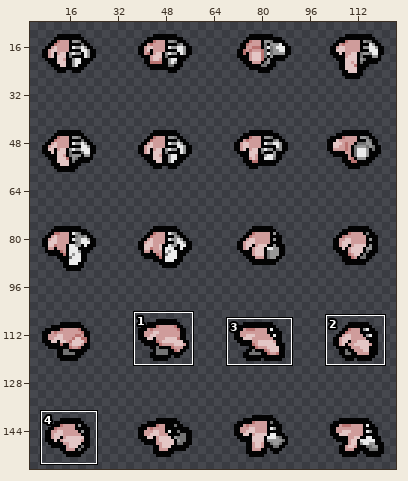
Two versions of one sprite sheet, resources/gfx/monsters/gobbo_and_sho/gobbo_body.png. The picture above shows the old version from afar; the outline marks the close-up.
Close-up. First the earlier version:
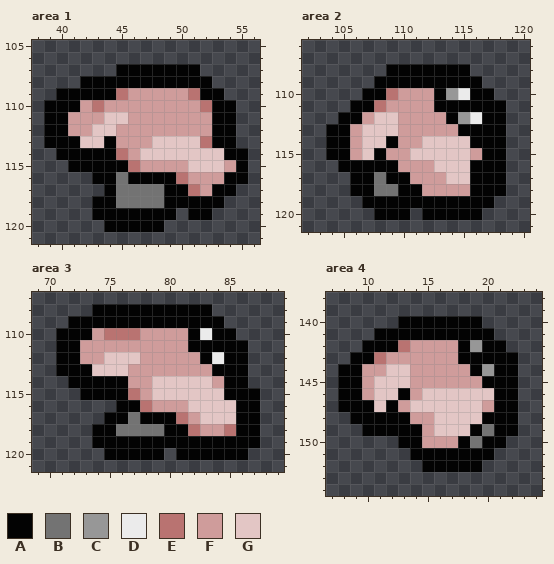
The file is 128x160 pixels. Colours within 5 levels of each other are drawn and written as one. Shown: area 1: x 38..56, y 105..121; area 2: x 102..120, y 106..121; area 3: x 69..89, y 107..121; area 4: x 7..24, y 138..154. The wide view leaves out empty margins. The commit also changed other parts of the picture, which this record leaves out.
Palette (. is transparent): A #030303  B #737373  C #979797  D #ebebeb  E #b97371  F #cf9c9b  G #e3c6c5
New version:
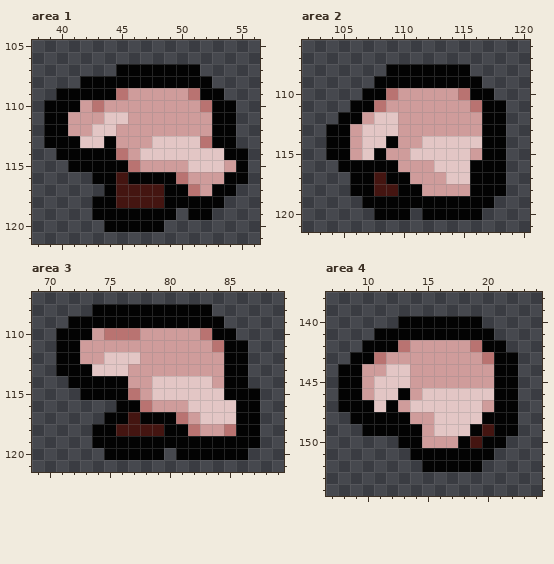
The edit:
colour B: #737373 -> #441511
colour C: #979797 -> #571717
Area 2:
y 110: x 113..115 ACD -> FFE
y 111: x 113..116 AAAA -> FFFE
y 112: x 114..116 ACD -> FFF
y 113: x 115..116 AA -> FF
y 114: x 116 A -> G
Area 3:
y 110: x 82..83 AD -> FE
y 111: x 82..84 AAA -> FFE
y 112: x 83..84 AD -> FF
y 113: x 84 A -> F
Area 4:
y 142: x 18..19 AC -> FE
y 143: x 18..20 AAA -> FFE
y 144: x 19..20 AC -> FF
y 145: x 20 A -> F
Changed places in both close-ups, as pixel boxes (x1, y1, x2, y2):
changed: (116, 172, 164, 208)
changed: (434, 88, 482, 148)
changed: (374, 172, 398, 196)
changed: (188, 328, 224, 376)
changed: (116, 412, 164, 436)
changed: (458, 340, 494, 448)
